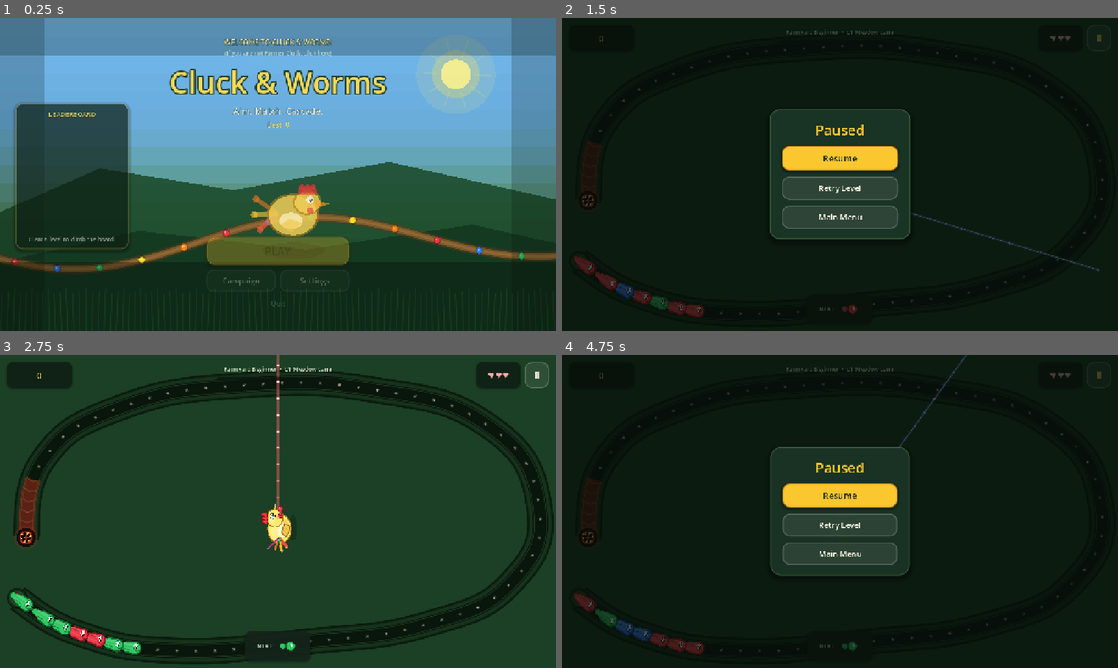
Above: before the commit, frames 1-4 (two rows, left to right).
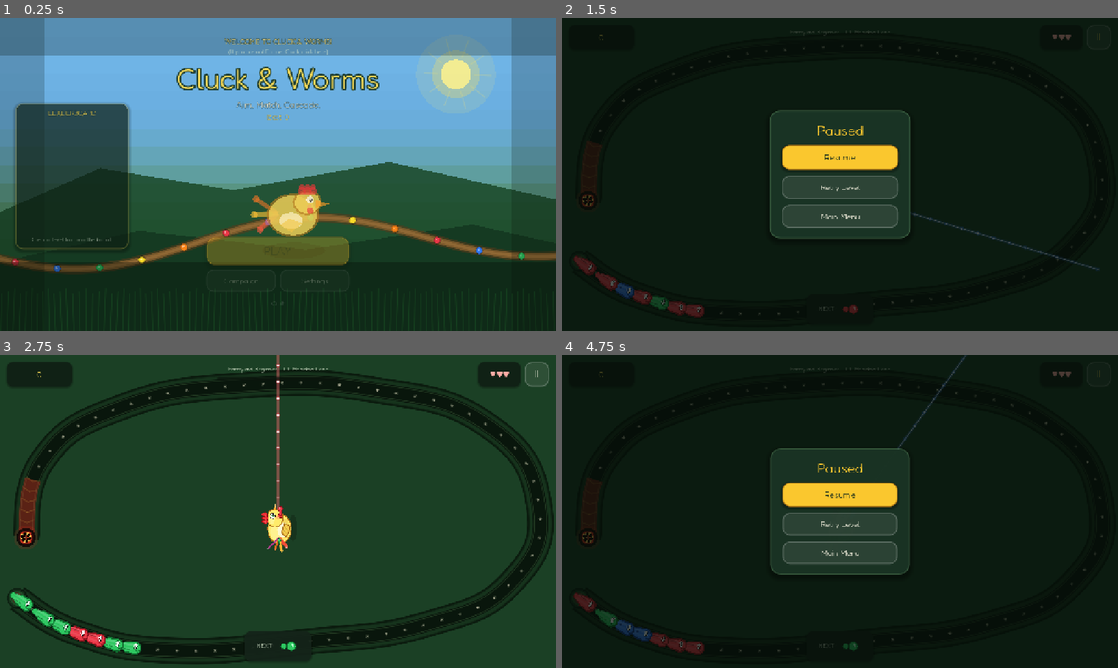
Above: after the commit, the same moments.

Repository: iyanuloluwa-Miracle/Cluck-Worms
Game: Godot game, scene res://scenes/main/Main.tscn
The game is run twice, just before and just after one commit, with the same random seed, the same clock (stepped at 60 frames per second) and the same inputs.
Inputs:
- Up to frame 1 (0.25 s): no input
- Up to frame 2 (1.5 s): click "PLAY" at 0.5 s; click "Ⅱ" at 1.25 s
- Up to frame 3 (2.75 s): click "Retry Level" at 2 s
- Up to frame 4 (4.75 s): click "Ⅱ" at 2.75 s; click "Retry Level" at 3.5 s; click "Ⅱ" at 4.25 s

The runs differ from the first frame. In frame 1, 3.3% of the frame differs, in the area x 5-70%, y 6-93%; in frame 2, 1.5%; in frame 3, 0.3%; in frame 4, 1.6%.

Commit message:
Use Fredoka as the project-wide UI font.

Diff:
--- a/project.godot
+++ b/project.godot
@@ -30,6 +30,10 @@
 Scoring="*res://autoload/Scoring.gd"
 QualitySettings="*res://autoload/QualitySettings.gd"
 JuiceDirector="*res://autoload/JuiceDirector.gd"
+
+[gui]
+
+theme/custom="res://resources/ui/AppTheme.tres"
 
 [display]
 
--- /dev/null
+++ b/resources/ui/AppTheme.tres
@@ -0,0 +1,7 @@
+[gd_resource type="Theme" load_steps=2 format=3]
+
+[ext_resource type="FontFile" uid="uid://cqfredokaui001" path="res://fonts/Fredoka-Variable.ttf" id="1_fredoka"]
+
+[resource]
+default_font = ExtResource("1_fredoka")
+default_font_size = 18
--- a/scripts/juice/FloatText.gd
+++ b/scripts/juice/FloatText.gd
@@ -13,6 +13,7 @@
 	_label = Label.new()
 	_label.text = text
 	_label.horizontal_alignment = HORIZONTAL_ALIGNMENT_CENTER
+	UITheme.apply_font(_label)
 	_label.add_theme_font_size_override("font_size", 22)
 	_label.add_theme_color_override("font_color", color)
 	_label.position = Vector2(-60, -12)
--- a/scripts/ui/UITheme.gd
+++ b/scripts/ui/UITheme.gd
@@ -2,6 +2,10 @@
 extends RefCounted
 ## Design tokens for Cluck & Worms — meadow + yolk, high readability.
 ## Mobile-first: large touch targets, generous margins, strong contrast.
+
+# --- Typography ---
+const FONT_PATH := "res://fonts/Fredoka-Variable.ttf"
+static var _font: Font
 
 # --- Palette ---
 const MEADOW_DEEP := Color(0.07, 0.16, 0.11)
@@ -27,6 +31,19 @@
 const BODY_SIZE := 18
 const CAPTION_SIZE := 14
 const BUTTON_FONT := 20
+
+
+static func font() -> Font:
+	if _font == null:
+		_font = load(FONT_PATH) as Font
+	return _font
+
+
+static func apply_font(control: Control) -> void:
+	var f := font()
+	if f == null or control == null:
+		return
+	control.add_theme_font_override("font", f)
 
 
 static func panel_style(fill: Color = PANEL, border: Color = PANEL_EDGE, radius: float = PANEL_RADIUS) -> StyleBoxFlat:
@@ -103,6 +120,7 @@
 
 
 static func apply_primary_button(btn: Button) -> void:
+	apply_font(btn)
 	btn.add_theme_stylebox_override("normal", button_normal())
 	btn.add_theme_stylebox_override("hover", button_hover())
 	btn.add_theme_stylebox_override("pressed", button_pressed())
@@ -115,6 +133,7 @@
 
 
 static func apply_ghost_button(btn: Button) -> void:
+	apply_font(btn)
 	var ghost := button_ghost()
 	btn.add_theme_stylebox_override("normal", ghost)
 	btn.add_theme_stylebox_override("hover", ghost)
@@ -128,12 +147,14 @@
 
 
 static func style_title(label: Label, size: int = TITLE_SIZE) -> void:
+	apply_font(label)
 	label.add_theme_color_override("font_color", YOLK)
 	label.add_theme_font_size_override("font_size", size)
 	label.horizontal_alignment = HORIZONTAL_ALIGNMENT_CENTER
 
 
 static func style_body(label: Label, size: int = BODY_SIZE, dim: bool = false) -> void:
+	apply_font(label)
 	label.add_theme_color_override("font_color", CREAM_DIM if dim else CREAM)
 	label.add_theme_font_size_override("font_size", size)
 	label.horizontal_alignment = HORIZONTAL_ALIGNMENT_CENTER
Binary file added: fonts/Fredoka-Variable.ttf
Not shown, added: fonts/Fredoka-Variable.ttf.import
Not shown, added: fonts/OFL.txt
